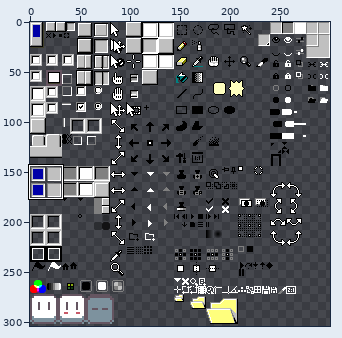
File history of a sprite sheet, Aseprite 95/sheet.png. The first picture is a wide view before the edit; the outline marks the close-up.
Close-up. First the earlier version:
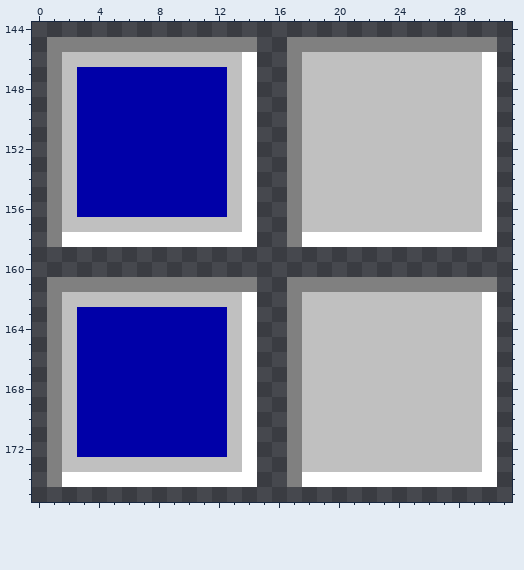
The file is 300x304 pixels. Pixels under 10% opacity are left out. Colours within 5 levels of each other are drawn and written as one. Shown: x 0..31, y 144..175.
The same view after the edit:
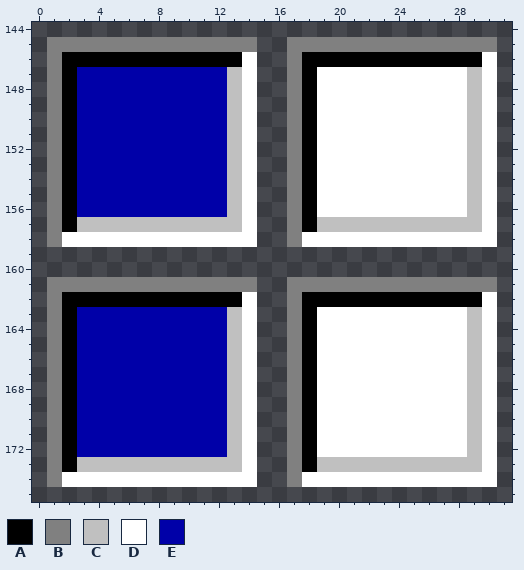
Palette (. is transparent): A #000000  B #808080  C #c0c0c0  D #ffffff  E #0000a8
Author's note on the commit: Update sliders and selected text color
The edit:
y 146: x 2..13 CCCCCCCCCCCC -> AAAAAAAAAAAA; x 18..29 CCCCCCCCCCCC -> AAAAAAAAAAAA
y 147..156: x 2 C -> A; x 18..28 CCCCCCCCCCC -> ADDDDDDDDDD
y 157: x 2 C -> A; x 18 C -> A
y 162: x 2..13 CCCCCCCCCCCC -> AAAAAAAAAAAA; x 18..29 CCCCCCCCCCCC -> AAAAAAAAAAAA
y 163..172: x 2 C -> A; x 18..28 CCCCCCCCCCC -> ADDDDDDDDDD
y 173: x 2 C -> A; x 18 C -> A
Where, in picture pixels (left, top, right, bottom), the same in both close-ups:
changed: (62, 52, 242, 232)
changed: (302, 52, 482, 232)
changed: (62, 292, 242, 472)
changed: (302, 292, 482, 472)
